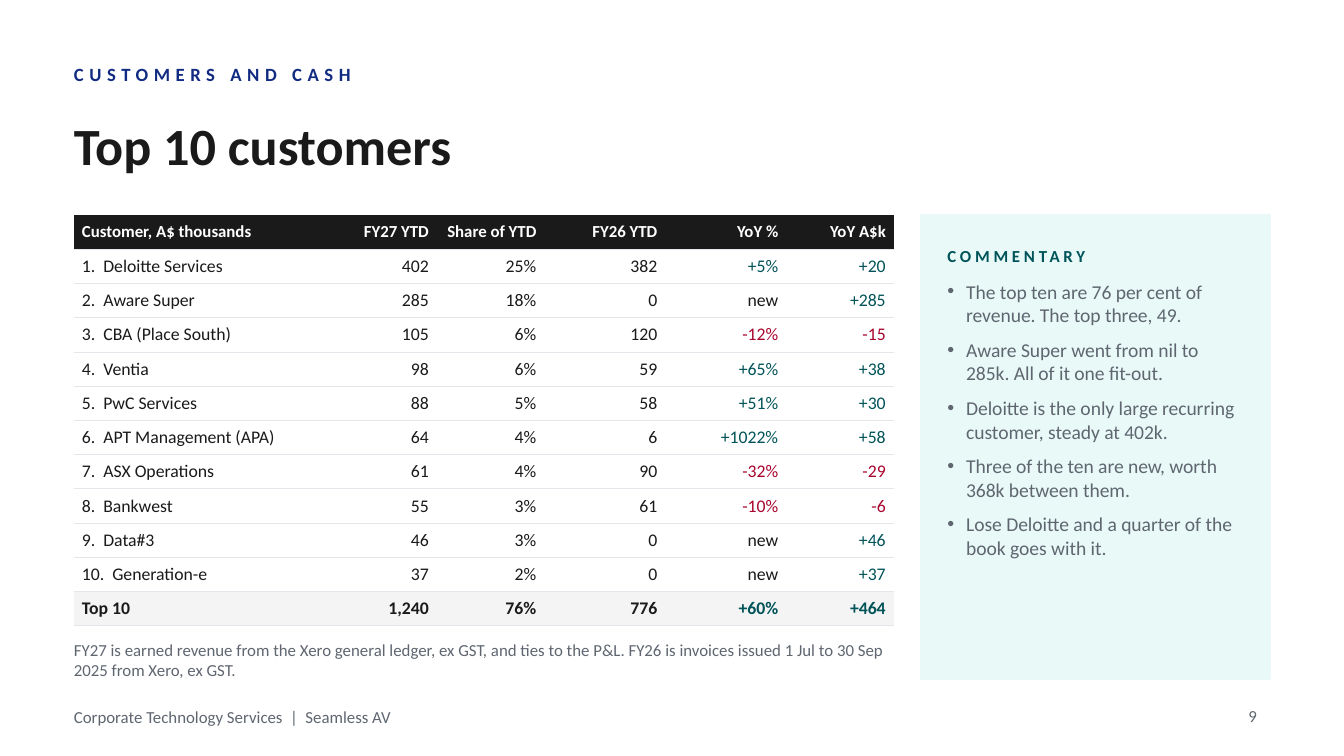
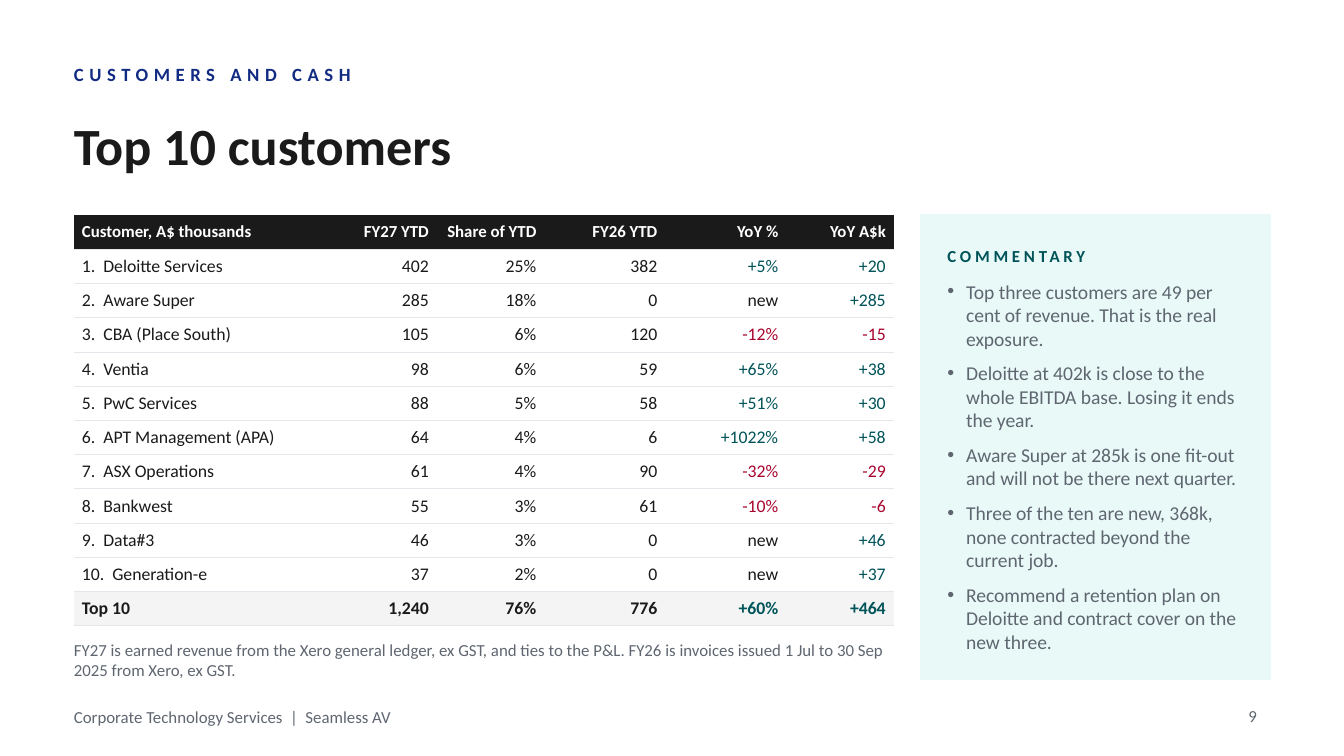
Before and after one commit to WesleyNelson-O33/Claude, a slide deck: slide 9 of deck/CTS Monthly Business Review - September 2026.pptx. Drawn at 1344x756 pixels with LibreOffice and Linux fonts; fonts in the diff are those of the drawing; background and template pictures are left out. Boxes give left, top, right and bottom in pixels: in the first picture for what was removed or moved away, otherwise in the second. Text is boxed around its words. In the diff, an @@ line names an element or a change of style, - is before the commit and + after.

```diff
--- a/deck/CTS Monthly Business Review - September 2026.pptx
+++ b/deck/CTS Monthly Business Review - September 2026.pptx
@@ text at (966,285,1236,649): text changed @@
-• The top ten are 76 per cent of revenue. The top three, 49.
-• Aware Super went from nil to 285k. All of it one fit-out.
-• Deloitte is the only large recurring customer, steady at 402k.
-• Three of the ten are new, worth 368k between them.
-• Lose Deloitte and a quarter of the book goes with it.
+• Top three customers are 49 per cent of revenue. That is the real exposure.
+• Deloitte at 402k is close to the whole EBITDA base. Losing it ends the year.
+• Aware Super at 285k is one fit-out and will not be there next quarter.
+• Three of the ten are new, 368k, none contracted beyond the current job.
+• Recommend a retention plan on Deloitte and contract cover on the new three.
```
Also in this commit, not shown: 10 other slides changed, 3 other files.
